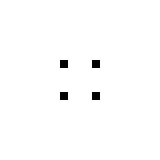
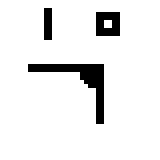
Before/after of a 160 x 160 layered artwork. What changed in the layer stack:
painted on "Copia de test.png" over left=28, top=8, right=120, bottom=124
